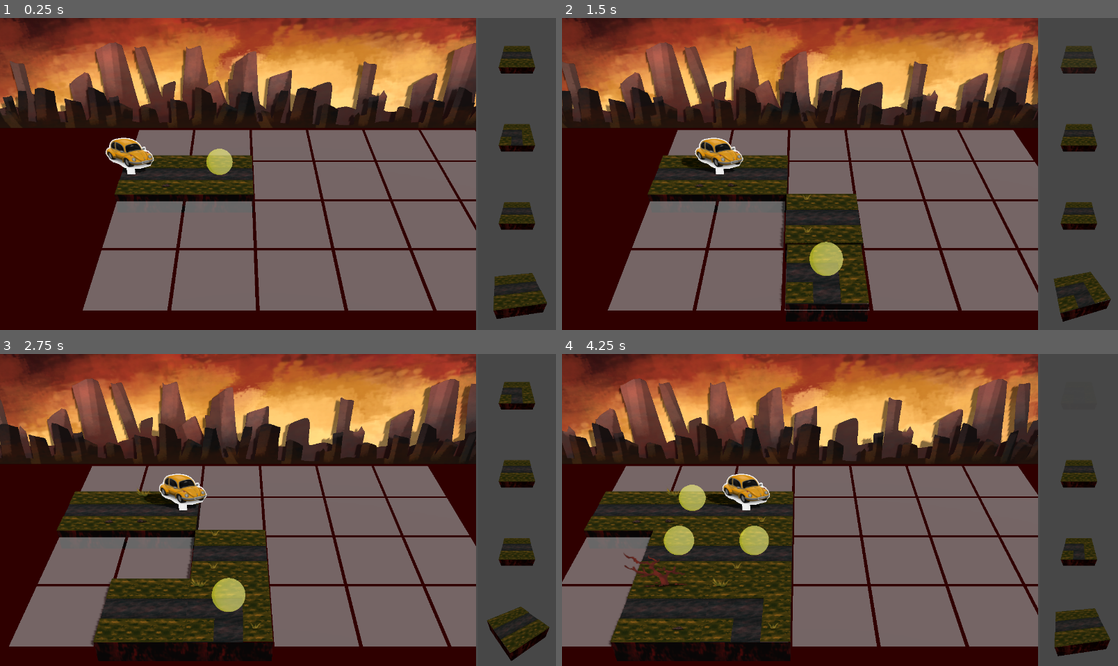
Above: before the commit, frames 1-4 (two rows, left to right).
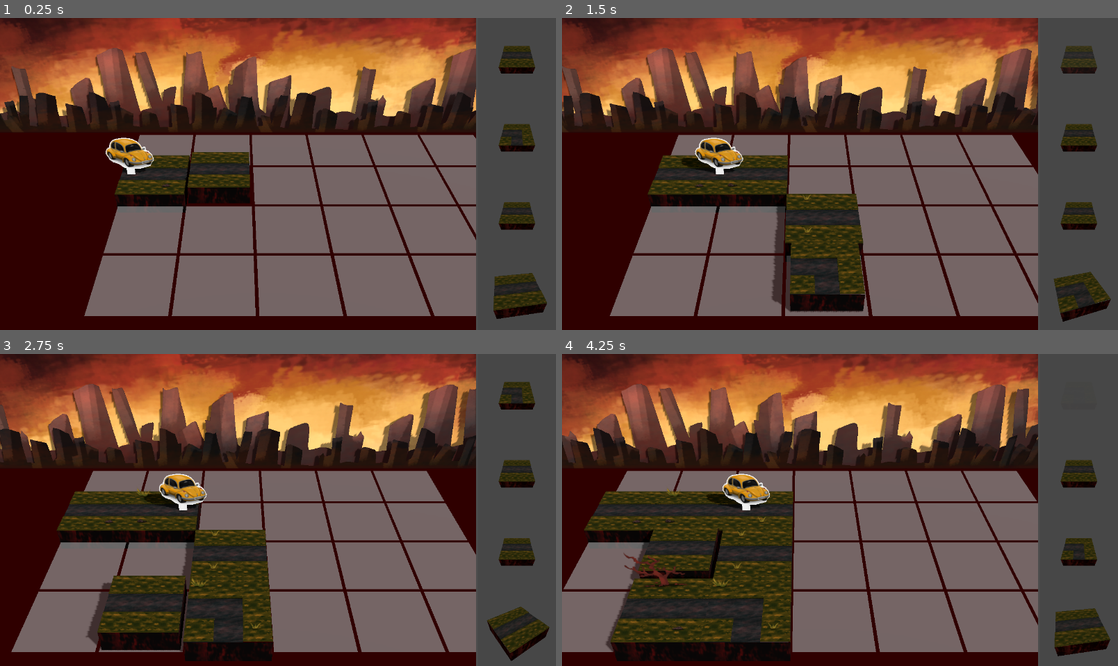
Above: after the commit, the same moments.

Repository: Pro1d/code4cause
Game: Godot game, scene res://scenes/main/GameMain.tscn
Two runs of this game, one before a commit and one after it. Both use one fixed random seed, a clock stepped at 60 frames per second and the inputs below. Sound files missing from this copy of the repository are replaced by a short silence.
Inputs (mouse positions are in pixels of both pictures, inside the frame that each line leads up to):
- Up to frame 1 (0.25 s): no input
- Up to frame 2 (1.5 s): tap Enter (ui_accept) at 0.5, 0.77 s; move the mouse to (962, 158) at 0.52 s; hold D (move_right) 0.53-1.28 s; move the mouse to (728, 189) at 1.27 s; hold S (move_down) from 1.28 s (still down)
- Up to frame 3 (2.75 s): tap Enter (ui_accept) at 1.52 s; move the mouse to (333, 441) at 2.02 s; release S (move_down) at 2.03 s; hold D (move_right) from 2.03 s (still down)
- Up to frame 4 (4.25 s): move the mouse to (812, 572) at 2.77 s; release D (move_right) at 2.78 s; hold W (move_up) 2.78-3.53 s; tap Enter (ui_accept) at 3.02, 3.77 s; move the mouse to (1006, 556) at 3.52 s; hold A (move_left) from 3.53 s (still down)

The runs differ from the first frame. In frame 1, 14% of the frame differs, in the area x 0-86%, y 0-96%; in frame 2, 15%; in frame 3, 15%, in the area x 0-86%, y 0-99%; in frame 4, 14%.

Commit message:
Mais  ce jeu est incroyable'

Diff:
--- a/scenes/game/game_scene.tscn
+++ b/scenes/game/game_scene.tscn
@@ -49,7 +49,7 @@
 
 [node name="Background" parent="Camera3D" instance=ExtResource("7_jw0xs")]
 unique_name_in_owner = true
-transform = Transform3D(1, 0, 0, 0, 0.809017, -0.587785, 0, 0.587785, 0.809017, 0, -0.332648, -5.30956)
+transform = Transform3D(1, 0, 0, 0, 0.809017, -0.587785, 0, 0.587785, 0.809017, 0, -0.413551, -5.36834)
 
 [node name="TileGrid" type="Node3D" parent="."]
 unique_name_in_owner = true
--- a/scenes/prototype/tile.tscn
+++ b/scenes/prototype/tile.tscn
@@ -24,7 +24,7 @@
 highlight_hint = NodePath("Hint")
 
 [node name="cube" type="MeshInstance3D" parent="."]
-transform = Transform3D(0.957067, 0, 0, 0, 0.360643, 0, 0, 0, 0.957067, 0, -0.1, 0)
+transform = Transform3D(0.957067, 0, 0, 0, 0.360643, 0, 0, 0, 0.957067, 0, -0.2, 0)
 mesh = SubResource("PlaneMesh_qhy06")
 skeleton = NodePath("../..")
 
@@ -32,6 +32,7 @@
 
 [node name="sphere" type="MeshInstance3D" parent="Hint"]
 transform = Transform3D(0.392576, 0, 0, 0, 0.392576, 0, 0, 0, 0.392576, 0, 0.232699, 0)
+visible = false
 mesh = SubResource("SphereMesh_edhu6")
 skeleton = NodePath("../..")
 
--- a/scripts/prototype/placement_cell.gd
+++ b/scripts/prototype/placement_cell.gd
@@ -36,8 +36,10 @@
 		child.rotate_y(rad)
 		child.target_rot_y += rad
 		child_scene.add_child(child)
+		child.scale = 0.9*Vector3.ONE
 		current_tile_scene = scene
 		is_predrawn = true
+		child_scene.position.y = 0.1
 
 func rotate_cell(rad: float) -> void:
 	if is_set:
@@ -70,7 +72,6 @@
 	if(child_scene.get_children().size() == 0):
 		return
 
-
 	if not is_set:
 		child_scene.remove_child(child_scene.get_child(0))
 		is_predrawn = false
@@ -81,11 +82,12 @@
 
 	if(predraw_tween):
 		predraw_tween.stop()
-		(child_scene.get_child(0) as Node3D).scale = Vector3.ONE
+	(child_scene.get_child(0) as Node3D).scale = Vector3.ONE
 
 	cube_node.visible = false
 
 	(child_scene.get_child(0) as GameTile).draw_props()
+	child_scene.position.y = 0.0
 
 	var path : Path3D = child_scene.get_child(0).get_node_or_null("Path3D")
 	if path != null:
@@ -132,9 +134,9 @@
 	if is_predrawn:
 		var child: Node3D = child_scene.get_child(0)
 		predraw_tween = create_tween()
-		predraw_tween.tween_property(child, "scale", Vector3(0.9, 0.9, 0.9), 0.1) \
+		predraw_tween.tween_property(child, "scale", 0.8 *Vector3.ONE, 0.1) \
 			.set_trans(Tween.TRANS_BACK) \
 			.set_ease(Tween.EASE_OUT)
-		predraw_tween.tween_property(child, "scale", Vector3(1.0, 1.0, 1.0), 0.1) \
+		predraw_tween.tween_property(child, "scale",  0.9*Vector3.ONE, 0.1) \
 			.set_trans(Tween.TRANS_BACK) \
 			.set_ease(Tween.EASE_IN)
